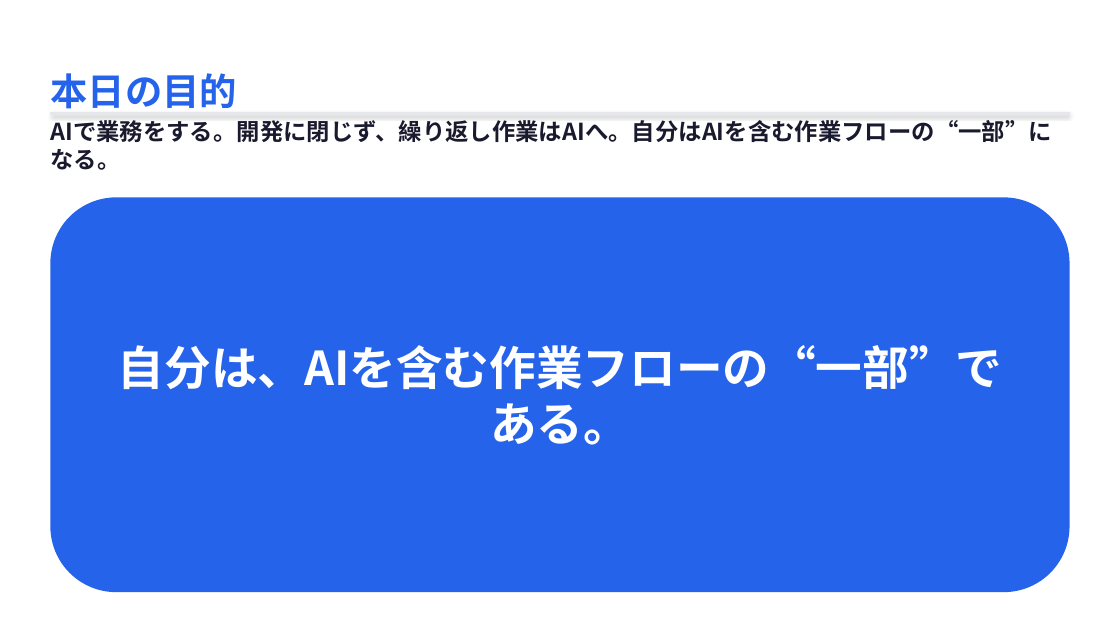
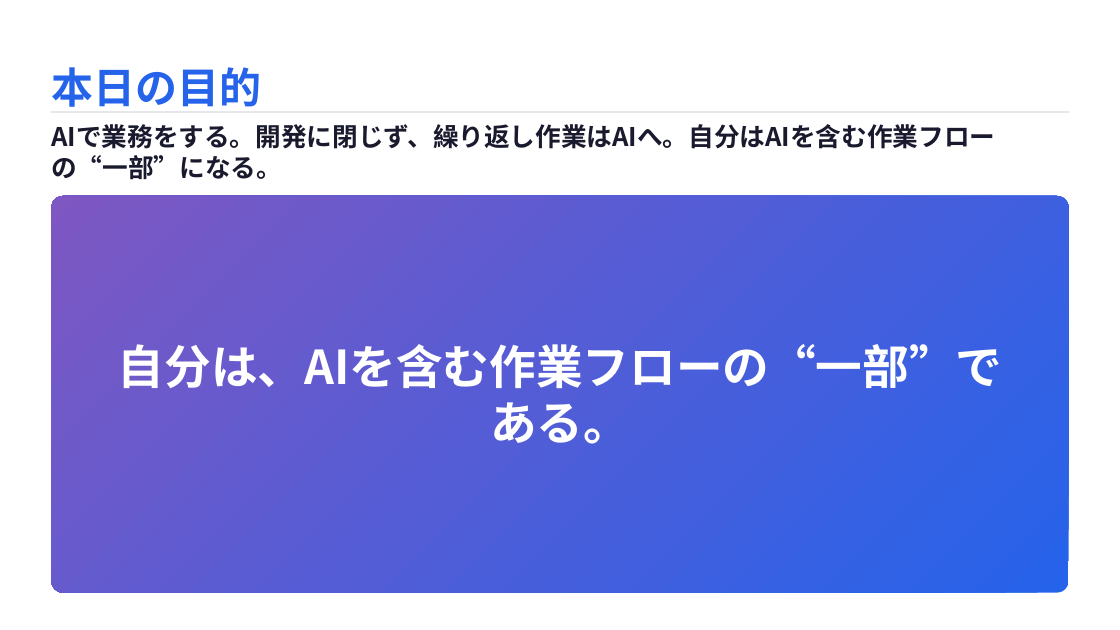
Before and after one commit to masaya-ueki/life-os, a slide deck: slide 2 of domains/presentation/decks/ai-driven-handson/ai-driven-handson.pptx. Drawn at 1120x630 pixels with LibreOffice and Linux fonts; fonts in the diff are those of the drawing. Boxes give left, top, right and bottom in pixels: in the first picture for what was removed or moved away, otherwise in the second. Text is boxed around its words. In the diff, an @@ line names an element or a change of style, - is before the commit and + after.

```diff
--- a/domains/presentation/decks/ai-driven-handson/ai-driven-handson.pptx
+++ b/domains/presentation/decks/ai-driven-handson/ai-driven-handson.pptx
@@ text "本日の目的" at [51, 67, 261, 107]: size 32 to 36 pt @@
@@ text "AIで業務をする。開発に閉じず、繰り返し作業はAIへ。自分はAIを含む作業フローの“一部”になる。" at [51, 124, 995, 180]: size 20 to 22 pt @@
@@ rounded rectangle at [51, 196, 1069, 592]: fill #2563EB to gradient #2563EB to #7E57C2; proportions changed @@
```
Also in this commit, not shown: 18 other slides changed, 5 slides added, 3 slides removed, 2 other files.
